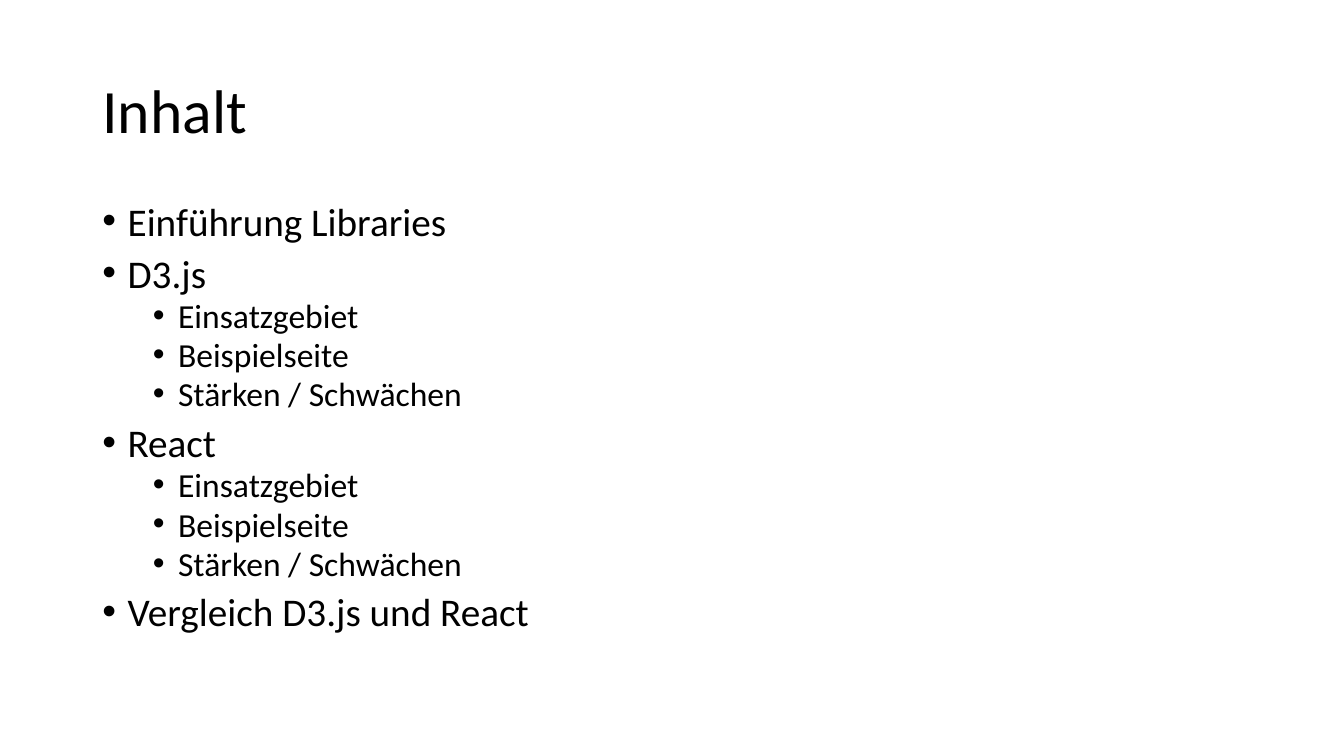
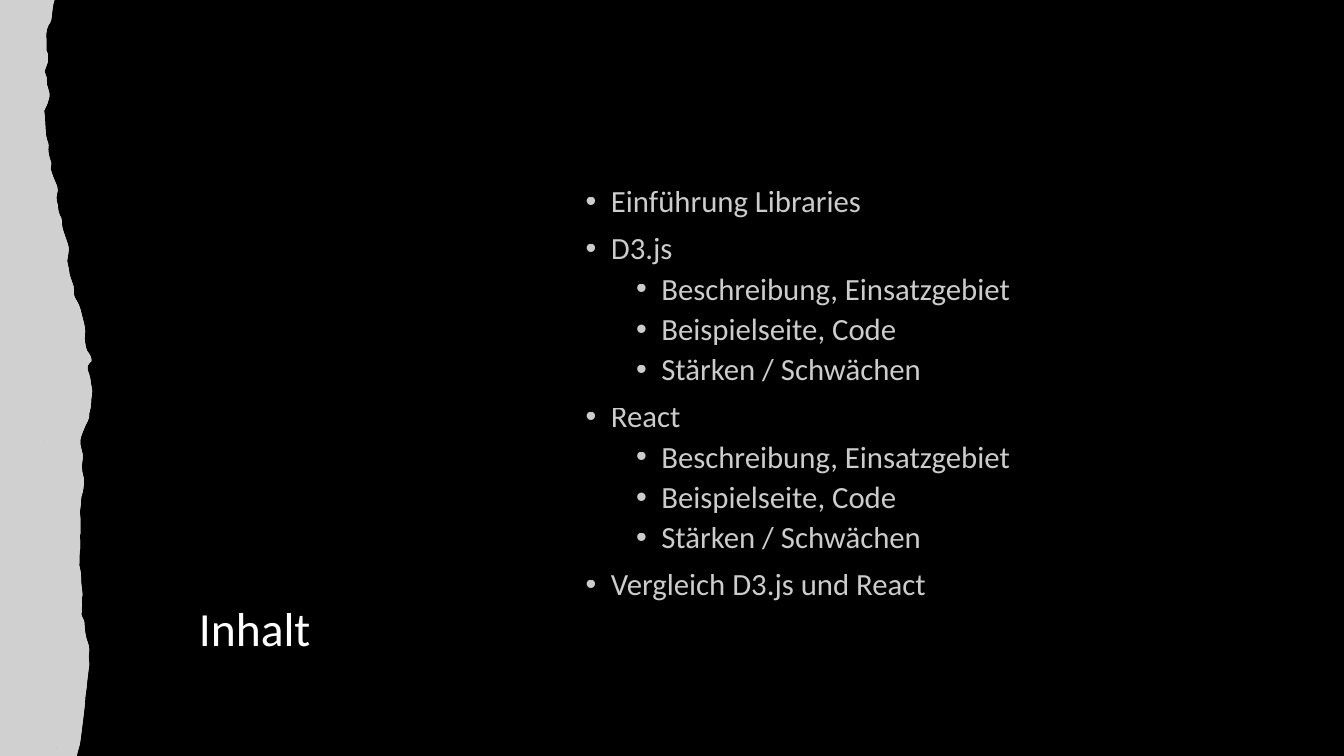
Before and after one commit to anna-staub/leiterlispiel, a slide deck: slide 2 of documents/JavaScript_Libraries/Gruppe_C_Praesentation_JSLibraries.pptx. Drawn at 1344x756 pixels with LibreOffice and Linux fonts; fonts in the diff are those of the drawing; grey boxes stand for pictures. Boxes give left, top, right and bottom in pixels: in the first picture for what was removed or moved away, otherwise in the second. Text is boxed around its words. In the diff, an @@ line names an element or a change of style, - is before the commit and + after.

```diff
--- a/documents/JavaScript_Libraries/Gruppe_C_Praesentation_JSLibraries.pptx
+++ b/documents/JavaScript_Libraries/Gruppe_C_Praesentation_JSLibraries.pptx
@@ background #FFFFFF to #000000 @@
@@ freeform shape added at [1, 0, 92, 756], fill #FFFFFF @@
@@ picture added at [1, 0, 92, 756] @@
@@ title "Inhalt": place and size @@
-title "Inhalt" at [102, 90, 246, 134]
+title "Inhalt" at [199, 613, 310, 647]
@@ title "Inhalt" at [199, 613, 310, 647]: size 44 to 34 pt, text colour #000000 to #FFFFFF; vertical alignment middle to bottom @@
@@ text "Einführung Libraries": place and size @@
-text "Einführung Libraries" at [128, 208, 528, 633]
+text "Einführung Libraries" at [611, 191, 1010, 601]
@@ text at [611, 191, 925, 601]: size 28 to 22 pt in "Einführung Libraries", "D3.js", "React", "Vergleich D3.js und React"; text colour #000000 to #FFFFFF at 80% opacity in "Einführung Libraries", "D3.js", "Stärken / Schwächen", "React" and 2 more places; size 24 to 22 pt in "Stärken / Schwächen", "Stärken / Schwächen"; line spacing 0.8 to 0.9 @@
@@ text at [661, 278, 1010, 345]: text changed; size 24 to 22 pt; text colour #000000 to #FFFFFF at 80% opacity @@
-  • Einsatzgebiet
-  • Beispielseite
+  • Beschreibung, Einsatzgebiet
+  • Beispielseite, Code
@@ text at [661, 446, 1010, 513]: text changed; size 24 to 22 pt; text colour #000000 to #FFFFFF at 80% opacity @@
-  • Einsatzgebiet
-  • Beispielseite
+  • Beschreibung, Einsatzgebiet
+  • Beispielseite, Code
```
Also in this commit, not shown: 8 other slides changed, 2 slides added, 1 slide removed, 3 other files.
